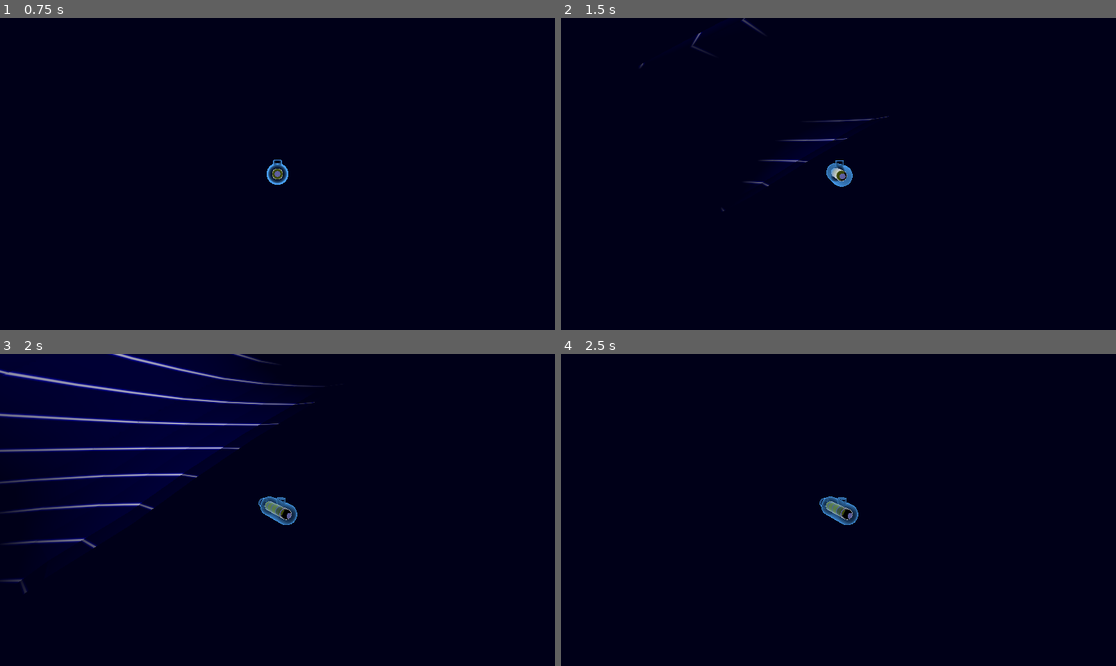
Above: before the commit, frames 1-4 (two rows, left to right).
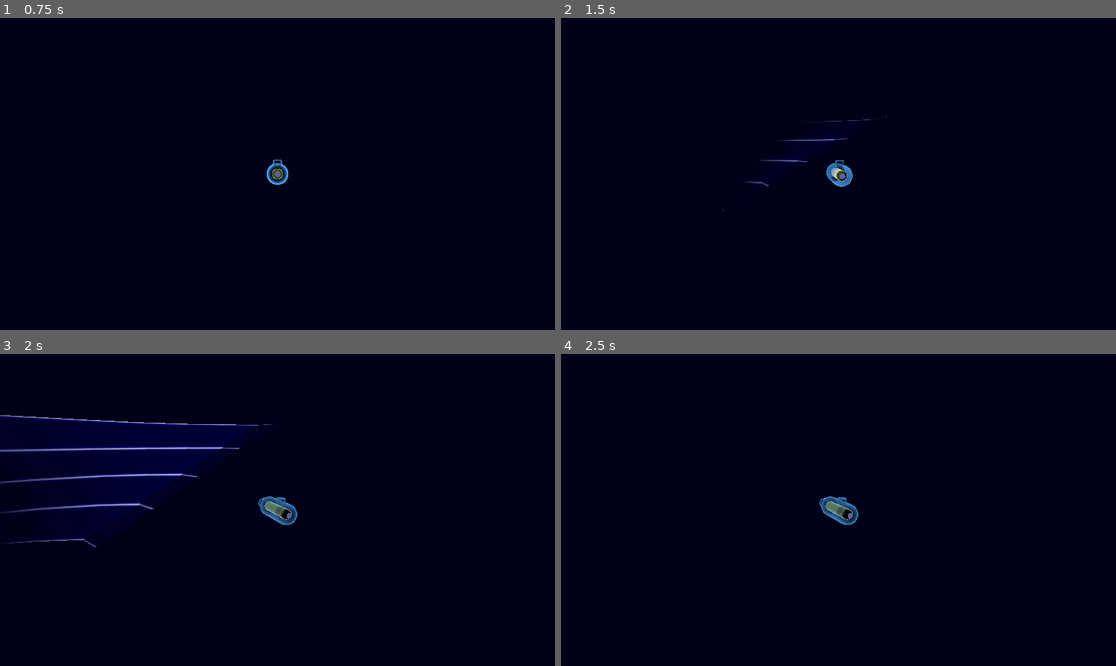
Above: after the commit, the same moments.

Repository: squirrelsoftcompany/LD57
Game: Godot game, scene res://Scenes/test_scene.tscn
Same seed, same stepped clock (60 frames per second), same inputs: the game is played once before the commit and once after it.
Inputs (mouse positions are in pixels of both pictures, inside the frame that each line leads up to):
- Up to frame 1 (0.75 s): tap Enter at 0.5 s; move the mouse to (399, 158) at 0.52 s; hold Right (av_forward) from 0.53 s (still down); hold Tab (mi_switch) from 0.53 s (still down); click (399, 158) at 0.67 s
- Up to frame 2 (1.5 s): release Right (av_forward) at 1.25 s; release Tab (mi_switch) at 1.25 s; drag from (727, 189) to (810, 236) at 1.27 s
- Up to frame 3 (2 s): no input
- Up to frame 4 (2.5 s): move the mouse to (894, 441) at 2.02 s; hold Right (av_forward) from 2.03 s (still down); hold S (scan_huge_sonar) from 2.03 s (still down)

Frame 1 is identical in both runs. In frame 2, 0.1% of the frame differs, in the area x 14-60%, y 0-63%; in frame 3, 7.1%, in the area x 0-58%, y 0-77%; in frame 4, nothing differs.

Commit message:
no true_sight

Diff:
--- a/project.godot
+++ b/project.godot
@@ -92,5 +92,5 @@
 }
 true_sight={
 "type": "bool",
-"value": true
+"value": false
 }
